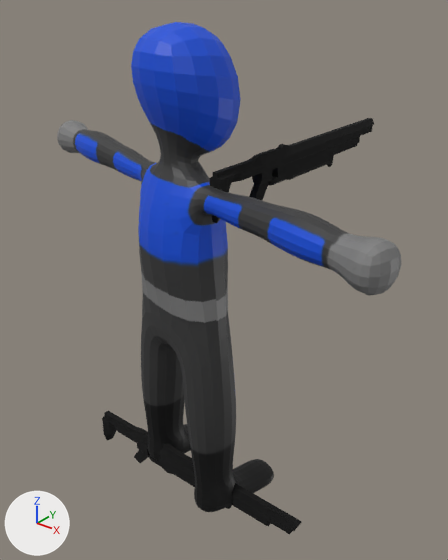
Before and after pictures for a commit that changed the glTF model assets/units/soldier.glb.
Both versions are drawn from a 50 mm lens placed at (4.4, -4.74, 5.99), pointed at (-0.15, 0.94, 2.47). Every picture has the same lights, and +X, +Y and +Z are marked at lower left. Where no turn or scale is listed for an object, it has been applied to the vertices.
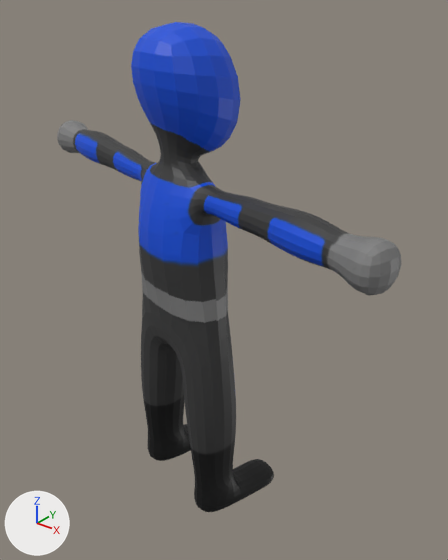
The newer file is also rescaled (x0.17) as a whole; pictures and numbers use the older file's frame.

What the commit changed:
Object 'Cube' (ob_cube) is deleted.
Object 'Cube.001' (ob_cube_001) is deleted.

Where the change shows, as pixel boxes [x1, y1, x2, y2] in the pictures (448 x 560 px):
'Cube.001', deleted (black): before [210, 118, 374, 223]
'Cube', deleted (black): before [102, 411, 302, 534]
